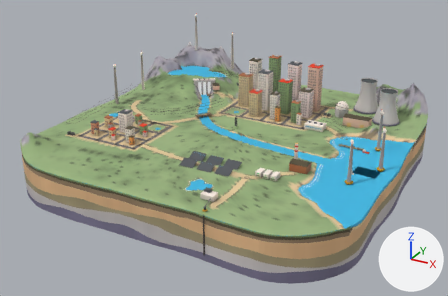
Renders of the glTF model staticfiles/image/island/island.glb from each side of a commit.
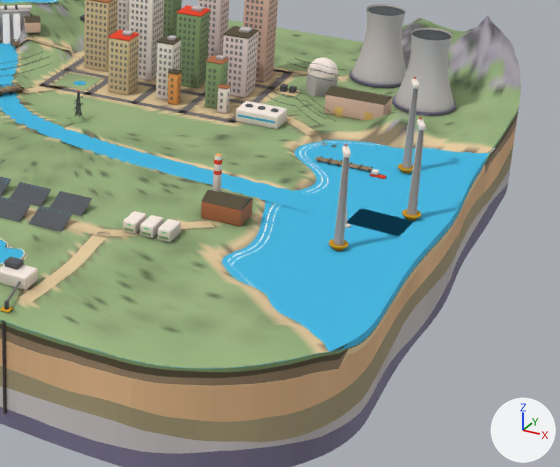
The first picture shows the older version from a 50 mm camera at (504.0, -963.0, 449.0) aimed at (-7.0, -34.0, -16.0). The close-ups show the older and then the newer version on the part from 45% to 99% of the width and 26% to 94% of the height of that picture. Only the edits that show in the close-ups are written down. The lights are fixed; the arrows at lower right show +X, +Y and +Z. Where no turn or scale is listed for an object, it has been applied to the vertices. Vertices at exactly the same position are counted once.

The older version as bpy lines, for what is in view:
```python
me_mesh_0 = bpy.data.meshes.new('Mesh_0')
me_mesh_0.from_pydata(...)  # 17601 vertices, 34880 faces; spans x 0.0..625.0, y -626.0..0.0, z 68.0..156.0
me_mesh_0.materials.append(mat_ground)
me_mesh_3 = bpy.data.meshes.new('Mesh_3')
me_mesh_3.from_pydata(...)  # 3205 vertices, 6080 faces; spans x 0.0..625.0, y -626.0..0.0, z 0.0..136.0
me_mesh_3.materials.append(mat_rock)
me_mesh_4 = bpy.data.meshes.new('Mesh_4')
me_mesh_4.from_pydata(...)  # 13002 vertices, 23364 faces; spans x 25.0..607.0, y -623.0..-39.0, z 10.0..223.0
me_mesh_4.materials.append(mat_solid)
ob_mesh_0 = bpy.data.objects.new('Mesh_0', me_mesh_0)
ob_mesh_0.location = (-312.1, 312.7, -64.0)
ob_mesh_3 = bpy.data.objects.new('Mesh_3', me_mesh_3)
ob_mesh_3.location = (-312.1, 312.7, -64.0)
ob_mesh_4 = bpy.data.objects.new('Mesh_4', me_mesh_4)
ob_mesh_4.location = (-312.1, 312.7, -64.0)
# also in view: 'Mesh_5' at (-58.0, 7.0, 64.0); 'Mesh_2' at (23.0, -8.0, 27.0); 'Mesh_1' at (25.0, -8.0, 26.0)
```
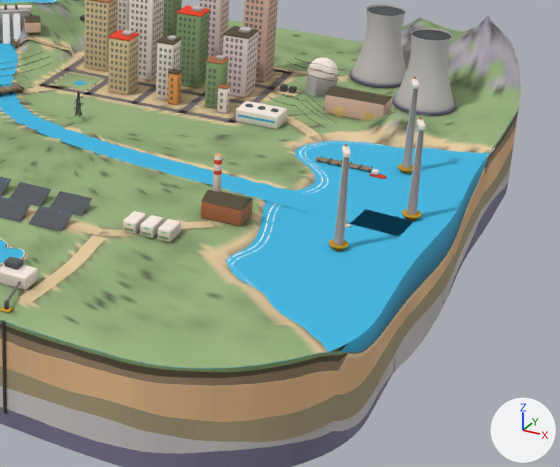
Where the newer file only moved an object's origin or applied its transform, the numbers keep the older frame.

Location of each change, [x1, y1, x2, y2] in pixels of the close-ups (560 x 467 px; the box of a moved part takes in the faces that stretch with it):
part 1 of me_mesh_0, moved or reshaped (mostly hidden)
    before: [200, 123, 489, 351]
    after: [200, 123, 489, 352]
part 2 of me_mesh_0, recoloured
    both: [0, 11, 491, 351]
part 3 of me_mesh_3, moved or reshaped
    both: [199, 154, 490, 447]
part 4 of me_mesh_3, recoloured
    before: [366, 169, 479, 360]
    after: [365, 152, 491, 355]

The change in detail:
me_mesh_0 is used by ob_mesh_0; location (-312.1, 312.7, -64.0).
me_mesh_0 had 17601 vertices, 34880 faces and spanned x 0.0..625.0, y -626.0..0.0, z 68.0..156.0.
me_mesh_0 now has 17601 vertices, 34880 faces and spans x 0.0..625.0, y -626.0..0.0, z 46.0..156.0.
me_mesh_0 part 1: 1040 vertices moved from x 488.0..622.0, y -550.0..-219.0, z 68.0..79.0 to x 488.0..622.0, y -550.0..-219.0, z 46.0..80.0; 367 vertices removed from x 576.0..625.0, y -455.0..-294.0, z 68.0; 367 vertices added at x 576.0..625.0, y -455.0..-294.0, z 46.0..52.0.
me_mesh_0 part 2: 3421 kept faces spanning x 19.0..622.0, y -591.0..-12.0, z 46.0..146.0 get new vertex colours.
Other edits to the shape of me_mesh_0 do not show in these pictures.
me_mesh_3 is used by ob_mesh_3; location (-312.1, 312.7, -64.0).
me_mesh_3 had 3205 vertices, 6080 faces and spanned x 0.0..625.0, y -626.0..0.0, z 0.0..136.0.
me_mesh_3 now has 3205 vertices, 6048 faces and spans x 0.0..625.0, y -626.0..0.0, z -7.0..136.0.
me_mesh_3 part 3: 218 vertices moved from x 613.0..625.0, y -550.0..-219.0, z 14.0..72.0 to x 613.0..625.0, y -550.0..-219.0, z 5.0..71.0; 160 vertices removed from x 557.0..625.0, y -611.0..-219.0, z 8.0..74.0; 160 vertices added at x 557.0..625.0, y -611.0..-219.0, z -7.0..73.0.
me_mesh_3 part 4: 547 kept faces spanning x 0.0..625.0, y -626.0..0.0, z 0.0..136.0 get new vertex colours; the middle colour goes from cyan #3db9e4 to cyan #3dbae6.
Other edits to the shape of me_mesh_3 do not show in these pictures.
